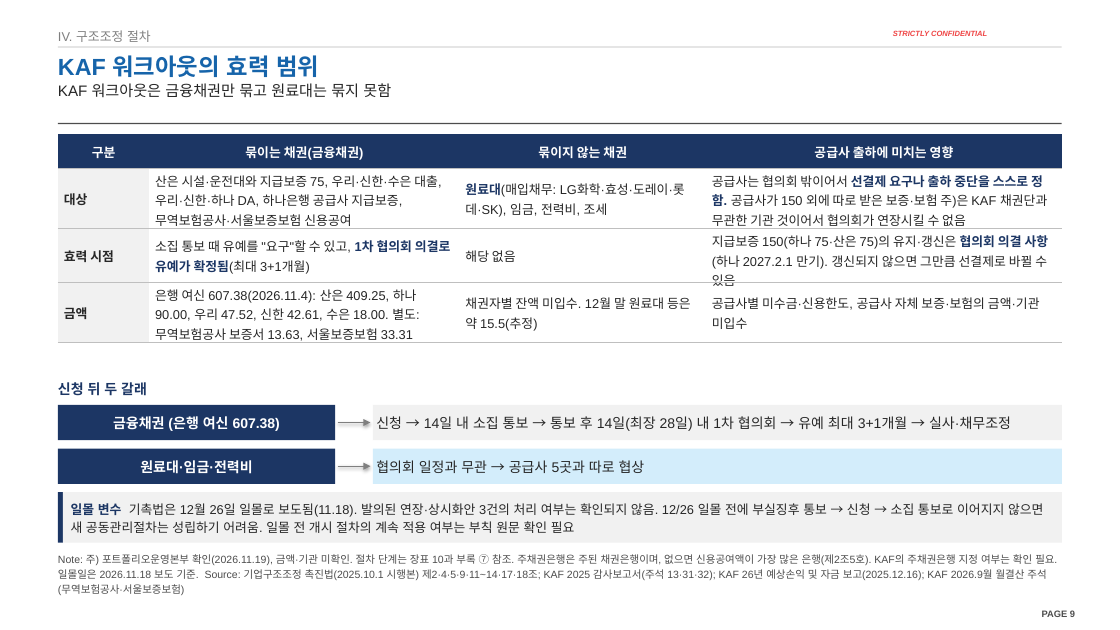
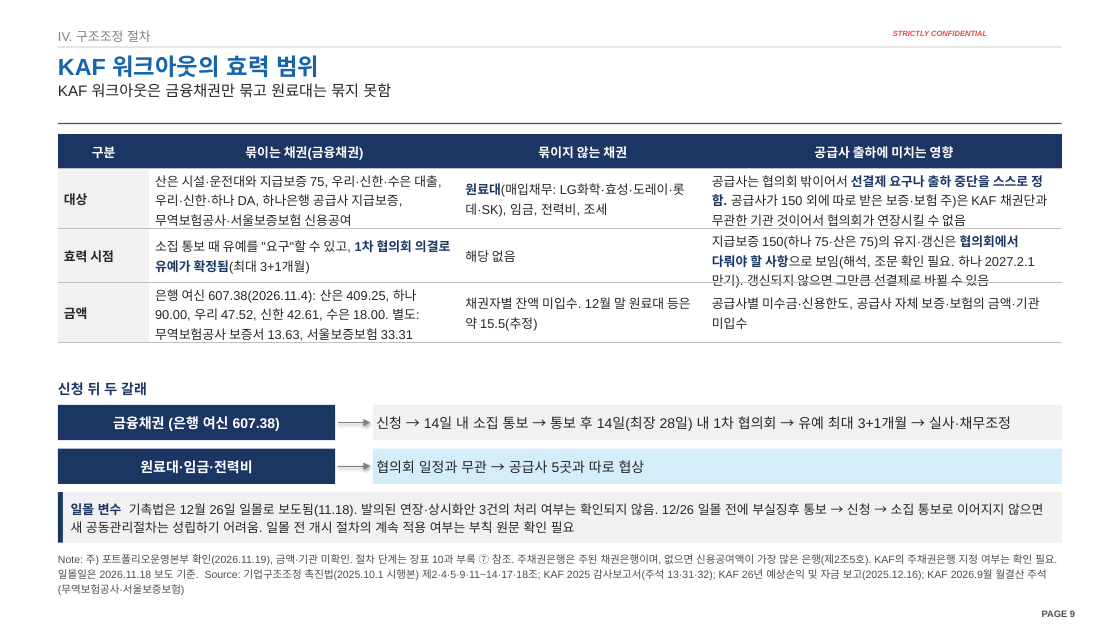
Before and after one commit to jogyesung/GS-Secretary, a slide deck: slide 9 of outputs/CIP_KAF_솔리드_자금조달차질_시나리오_20261118.pptx. Drawn at 1120x630 pixels with LibreOffice and Linux fonts; fonts in the diff are those of the drawing; background and template pictures are left out. Boxes give left, top, right and bottom in pixels: in the first picture for what was removed or moved away, otherwise in the second. Text is boxed around its words. In the diff, an @@ line names an element or a change of style, - is before the commit and + after.

```diff
--- a/outputs/CIP_KAF_솔리드_자금조달차질_시나리오_20261118.pptx
+++ b/outputs/CIP_KAF_솔리드_자금조달차질_시나리오_20261118.pptx
@@ table at (x1=58, y1=134, x2=1062, y2=347) @@
-row 3, column 4: 지급보증 150(하나 75·산은 75)의 유지·갱신은 협의회 의결 사항(하나 2027.2.1 만기). 갱신되지 않으면 그만큼 선결제로 바뀔 수 있음
+row 3, column 4: 지급보증 150(하나 75·산은 75)의 유지·갱신은 협의회에서 다뤄야 할 사항으로 보임(해석, 조문 확인 필요. 하나 2027.2.1 만기). 갱신되지 않으면 그만큼 선결제로 바뀔 수 있음
```
Also in this commit, not shown: 4 other slides changed, 1 other file.
